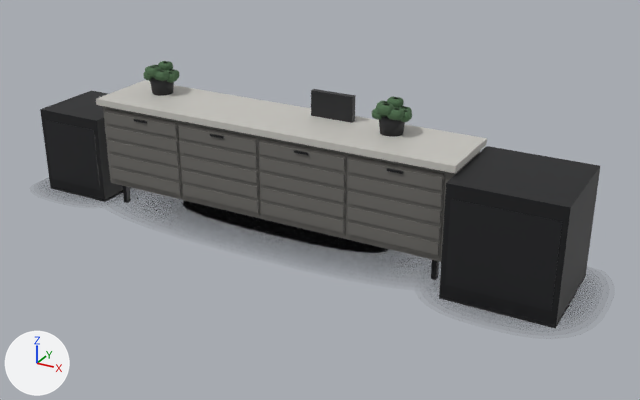
The glTF model backend/uploads/models/model_292.glb as it was, and as the next commit left it.
Before and after are seen from a 50 mm camera at (4.47, -4.64, 2.38) aimed at (2.16, -0.44, 0.27). Lighting does not change. The marker at lower left points along +X, +Y and +Z. The picture after the commit comes second. Vertices at exactly the same position are counted once.

Objects in the first picture: 'root'.
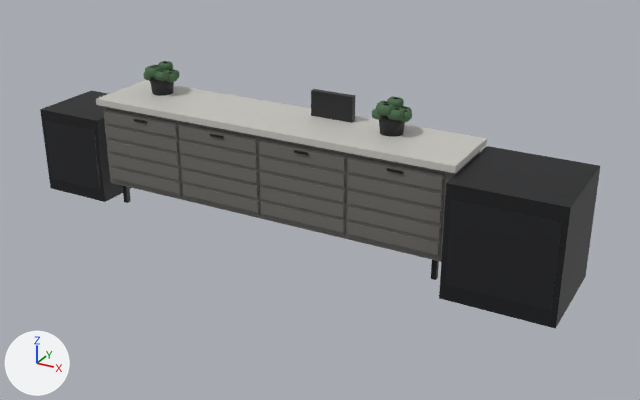
What differs and where, as boxes (x1, y1, x2, y2) in the pictures (640 x 400 px):
```json
{"object": "root", "change": "reshaped", "before": [29, 61, 615, 339], "after": [40, 61, 600, 329]}
{"part": 1, "of": "me_mesh_0", "change": "deleted", "before": [29, 177, 615, 339]}
```

Scene script edits in JSON lines:
```json
{"block": "me_mesh_0", "where": "# used by ob_root; location = (0.0, 0.0, 0.0)"}
{"op": "remove", "block": "me_mesh_0", "code": "me_mesh_0.from_pydata(...)  # 2600 vertices, 3940 faces; spans x 0.02..3.86, y -0.92..-0.02, z 0.0..0.9"}
{"op": "remove", "block": "me_mesh_0", "code": "me_mesh_0.materials.append(mat_csh72)  # black #26262a"}
{"op": "add", "block": "me_mesh_0", "code": "me_mesh_0.from_pydata(...)  # 1610 vertices, 2980 faces; spans x 0.14..3.67, y -0.73..-0.11, z 0.0..0.9"}
{"block": "me_mesh_0", "change": "me_mesh_0 part 1: 30 loose pieces with 990 vertices, spanning x 0.02..3.86, y -0.92..-0.02, z 0.02, are deleted"}
```
